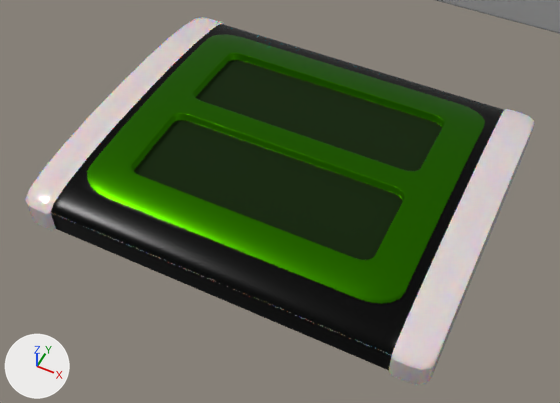
An edit to the Blender file Assets/Art/Meshes/Fret.blend, drawn before and after from the same camera.
Before and after are seen from a 50 mm lens placed at (1.56, -3.29, 3.8), pointed at (0.03, -0.22, -0.03). Lighting does not change. The marker at lower left points along +X, +Y and +Z.

Objects in the first picture: 'Cube', 'Fret'.
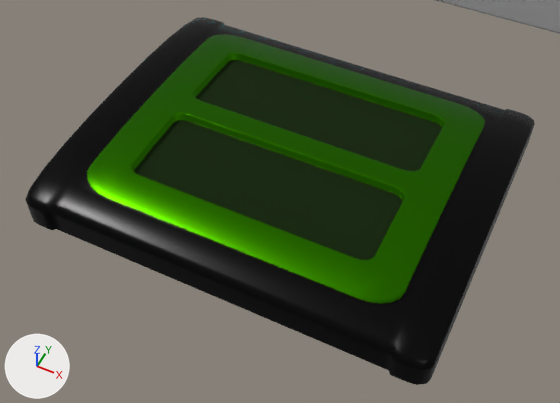
Commit message: Updated fret models

What differs and where, as boxes [x1, y1, x2, y2] in the pictures (560 x 403 px):
part 1 of me_cube_059, recoloured (white to black)
    both: [25, 17, 535, 385]

What the commit changed:
me_cube_059 has 1104 vertices, 1023 faces and spans x -0.75..0.76, y -0.93..0.94, z 0.01..2.17.
me_cube_059 is used by ob_fret; location (0.0, 0.0, 0.0); scale (1.79, 1.2, 0.146).
me_cube_059 part 1: all 314 faces that had it switch from mat_sides (white #fde7e7) to mat_center (black #030303).
